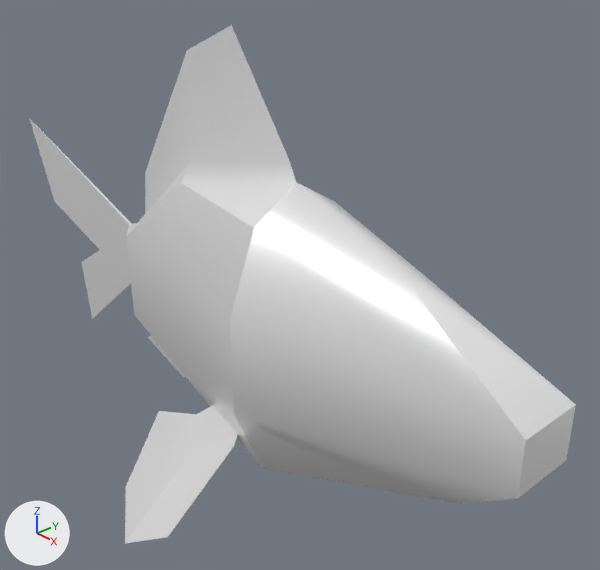
What one commit did to the Blender file blender/Goldfish.blend.
The view is the same before and after, from a 50 mm lens placed at (1.286, -1.041, 0.849), pointed at (0.023, 0.13, 0.019). The lights are fixed; the arrows at lower left show +X, +Y and +Z.

The scene before the commit, as lines of its bpy script (objects in view):
```python
mat_material = principled_material('Material')
mat_material.base_color = (1.0, 1.0, 1.0)  # white #ffffff
mat_material.metallic = 0.5
mat_material.roughness = 0.3
me_sphere = bpy.data.meshes.new('Sphere')
me_sphere.from_pydata(...)  # 67 vertices, 68 faces; spans x -1.6..1.22, y -0.99..0.99, z -1.44..1.73
me_sphere.polygons.foreach_set('use_smooth', [True] * 68)
me_sphere.materials.append(mat_material)  # white #ffffff
ob_fish = bpy.data.objects.new('fish', me_sphere)
ob_fish.location = (0.0, 0.0, 0.0)
ob_fish.scale = (0.616, 0.349, 0.349)
```
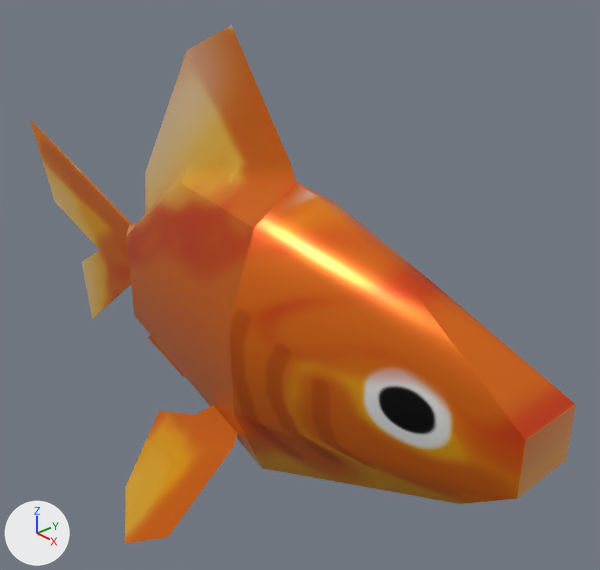
Commit message: recover goldfish tex

What differs and where, as boxes [x1, y1, x2, y2] in the pictures (600 x 570 px):
'fish', surface changed (white to orange): [29, 25, 576, 543] in both

The change, as a list of edits to the scene's bpy script:
```text
Add img_goldfish_png:
    img_goldfish_png = load_image('goldfish.png', '../public/textures/goldfish.png', 512, 512, 'sRGB')
Change mat_material:
    remove mat_material.base_color = (1.0, 1.0, 1.0)  # white #ffffff
    add mat_material.texture = img_goldfish_png
```
